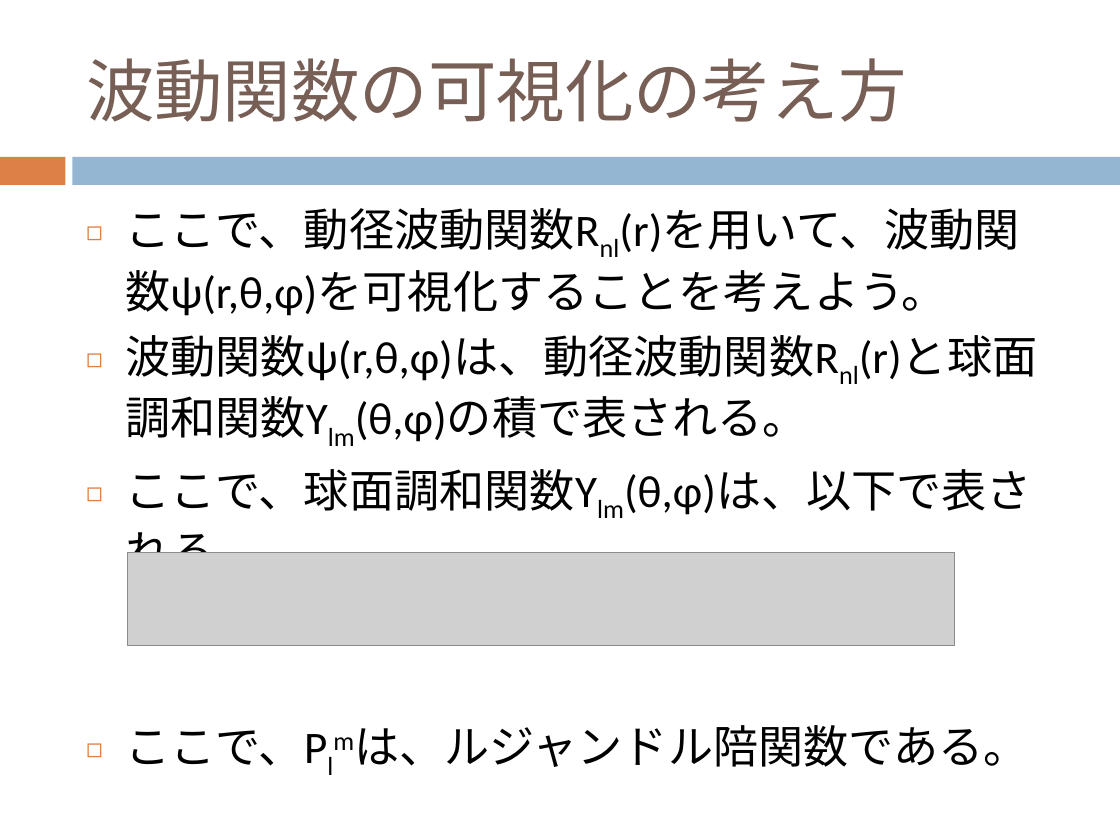
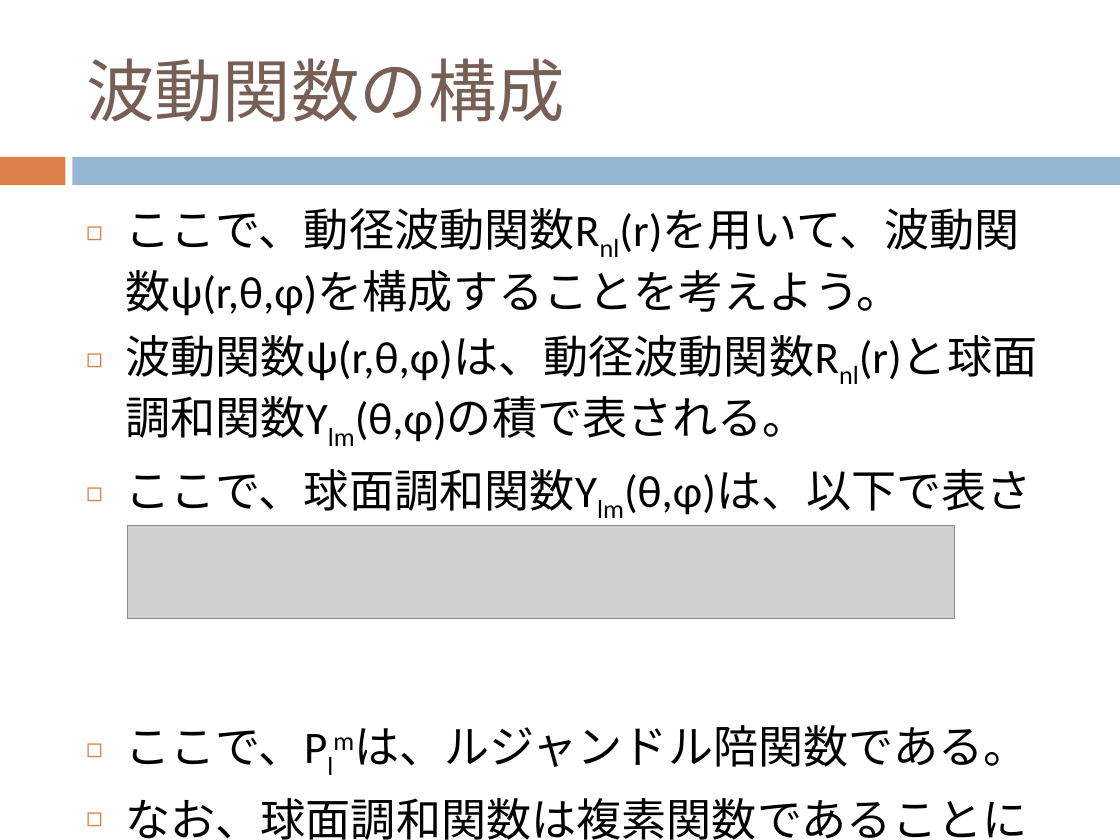
Before and after one commit to dc1394/fukui_sono3, a slide deck: slide 6 of 福井技術者の集い その3 発表資料スライド.pptx. Drawn at 1120x840 pixels with LibreOffice and Linux fonts; fonts in the diff are those of the drawing; grey boxes stand for pictures. Boxes give left, top, right and bottom in pixels: in the first picture for what was removed or moved away, otherwise in the second. Text is boxed around its words. In the diff, an @@ line names an element or a change of style, - is before the commit and + after.

```diff
--- a/福井技術者の集い その3 発表資料スライド.pptx
+++ b/福井技術者の集い その3 発表資料スライド.pptx
@@ title at (x1=86, y1=58, x2=565, y2=122): text changed @@
-波動関数の可視化の考え方
+波動関数の構成
@@ text at (x1=125, y1=208, x2=1020, y2=316): text changed @@
-◻ ここで、動径波動関数Rnl(r)を用いて、波動関数ψ(r,θ,φ)を可視化することを考えよう。
+◻ ここで、動径波動関数Rnl(r)を用いて、波動関数ψ(r,θ,φ)を構成することを考えよう。
@@ picture moved from (x1=128, y1=552, x2=954, y2=645) to (x1=128, y1=525, x2=954, y2=618) @@
@@ text at (x1=125, y1=798, x2=1027, y2=840): paragraph added @@
+◻ なお、球面調和関数は複素関数であることに注意。
```
Also in this commit, not shown: 1 other slide changed, 6 slides added, 4 other files.
